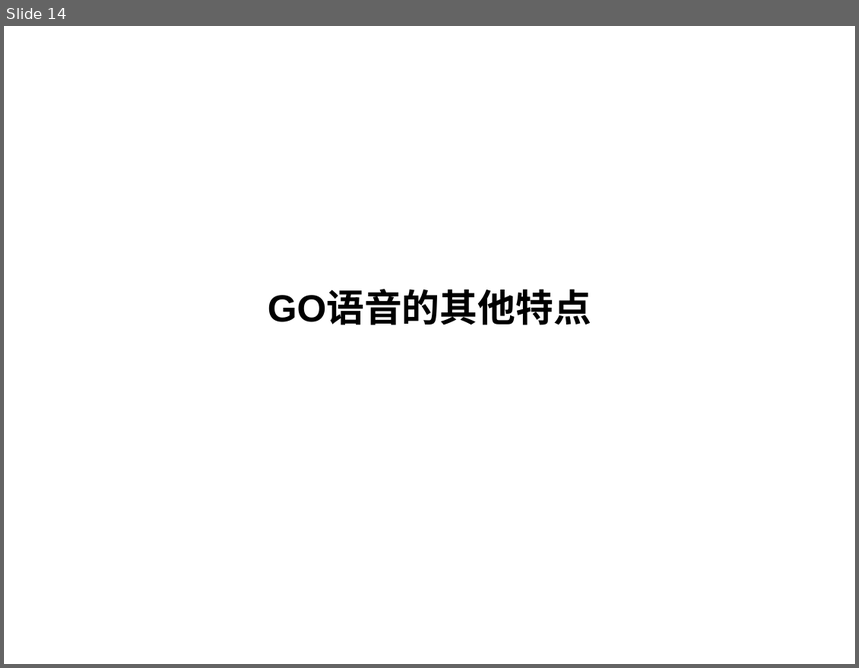
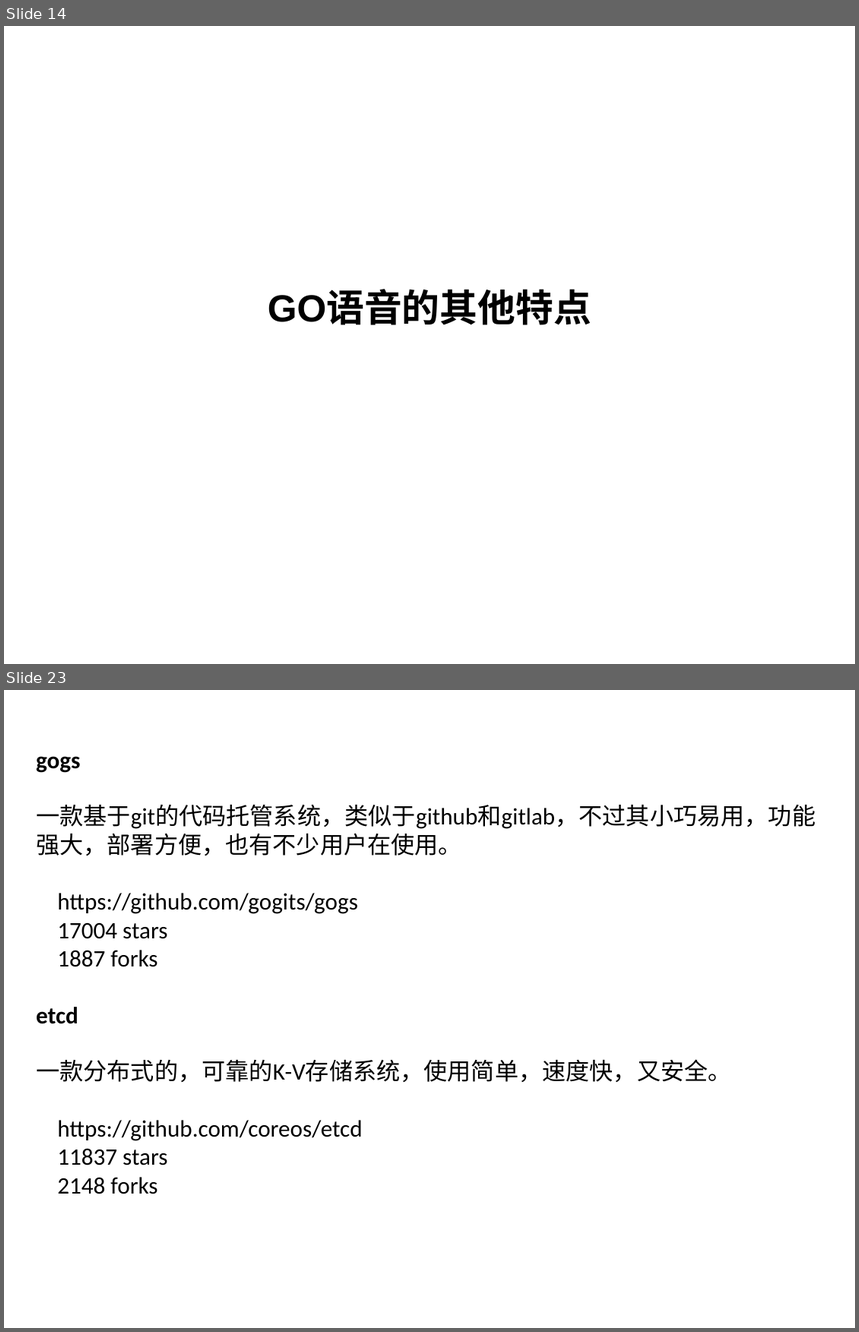
Before and after one commit to yuanyuexiang/GoForSuning, a slide deck: GO门.pptx. Shown one above the other, each under a label of ours: slide 14 before the commit, slides 14 and 23 after it; the slides between them are not shown. The pictures are 859x668 and 859x1332 pixels, drawn with LibreOffice and Linux fonts; fonts in the diff are those of the drawing; background and template pictures are left out. Boxes give left, top, right and bottom in pixels: in the first picture for what was removed or moved away, otherwise in the second. Text is boxed around its words. In the diff, an @@ line names an element or a change of style, - is before the commit and + after.

```diff
--- a/GO门.pptx
+++ b/GO门.pptx
@@ slide 23 added at [4, 690, 855, 1328], background picture (left out) @@
@@ text added at [36, 756, 816, 1195], 20 pt, text #000000 @@
+gogs
+一款基于git的代码托管系统，类似于github和gitlab，不过其小巧易用，功能强大，部署方便，也有不少用户在使用。
+https://github.com/gogits/gogs
+17004 stars
+1887 forks
+etcd
+一款分布式的，可靠的K-V存储系统，使用简单，速度快，又安全。
+https://github.com/coreos/etcd
+11837 stars
+2148 forks
@@ text added at [56, 1277, 255, 1310], 11 pt, text #FFFFFF @@
+2013.05.04
@@ page number added at [611, 1277, 810, 1310], 11 pt, text #FFFFFF @@
+22
```
Also in this commit, not shown: 3 slides changed, 11 other slides added, 2 other files.
